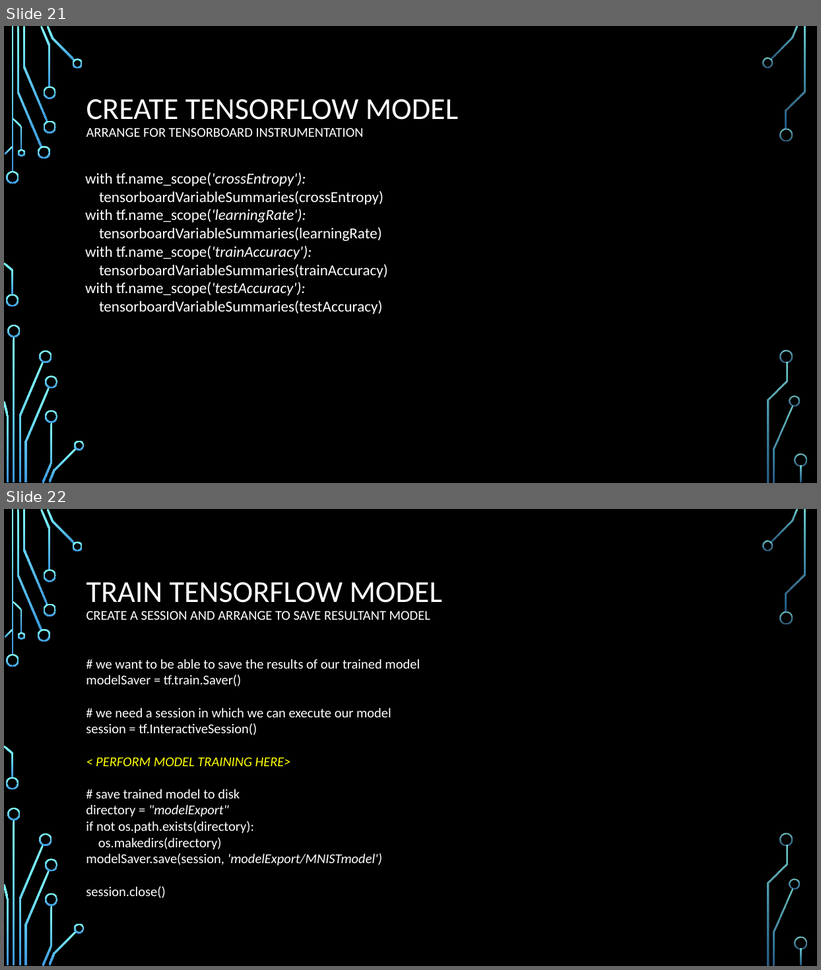
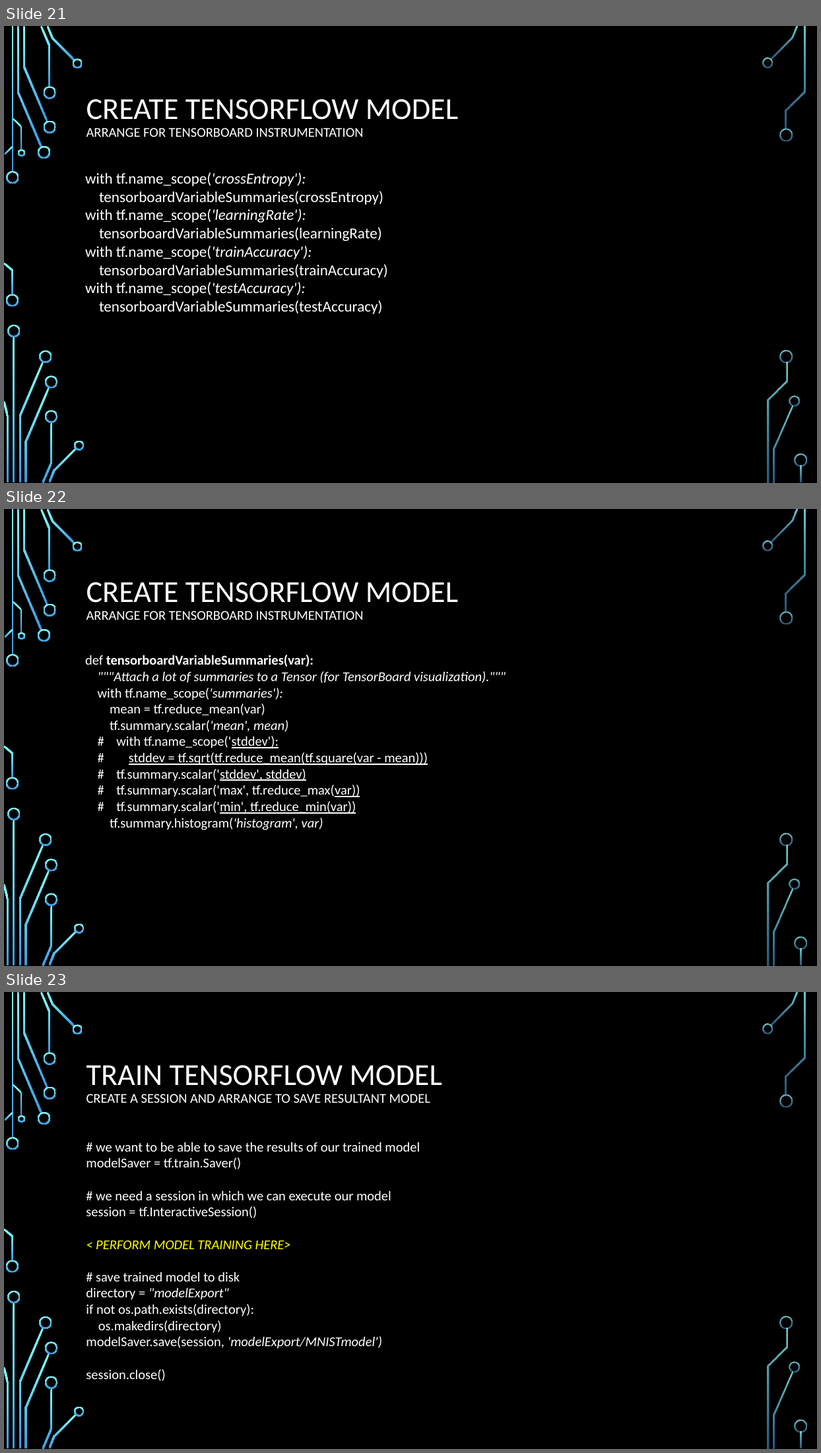
Before and after one commit to rkrenz/MNIST_TensorFlow, a slide deck: MNIST with Tensorflow - Deep Model.pptx. Shown one above the other, each under a label of ours: slides 21 and 22 before the commit, slides 21, 22 and 23 after it. The pictures are 821x970 and 821x1453 pixels, drawn with LibreOffice and Linux fonts; fonts in the diff are those of the drawing; background and template pictures are left out. Boxes give left, top, right and bottom in pixels: in the first picture for what was removed or moved away, otherwise in the second. Text is boxed around its words. In the diff, an @@ line names an element or a change of style, - is before the commit and + after.

```diff
--- a/MNIST with Tensorflow - Deep Model.pptx
+++ b/MNIST with Tensorflow - Deep Model.pptx
@@ slide 22 added at (4,509,817,966), background picture (left out); not listed: 36 template elements that a slide beside it also shows @@
@@ title added at (86,582,458,620), 16 pt, text #FFFFFF @@
+CREATE TENSORFLOW MODEL
+ARRANGE FOR TENSORBOARD INSTRUMENTATION
@@ text added at (85,655,506,830), 16 pt, text #FFFFFF @@
+def tensorboardVariableSummaries(var):
+"""Attach a lot of summaries to a Tensor (for TensorBoard visualization)."""
+with tf.name_scope('summaries'):
+mean = tf.reduce_mean(var)
+tf.summary.scalar('mean', mean)
+# with tf.name_scope('stddev'):
+# stddev = tf.sqrt(tf.reduce_mean(tf.square(var - mean)))
+# tf.summary.scalar('stddev', stddev)
+# tf.summary.scalar('max', tf.reduce_max(var))
+# tf.summary.scalar('min', tf.reduce_min(var))
+tf.summary.histogram('histogram', var)
@@ what was slide 22 is now slide 23 @@
```
Also in this commit, not shown: 3 slides changed.
